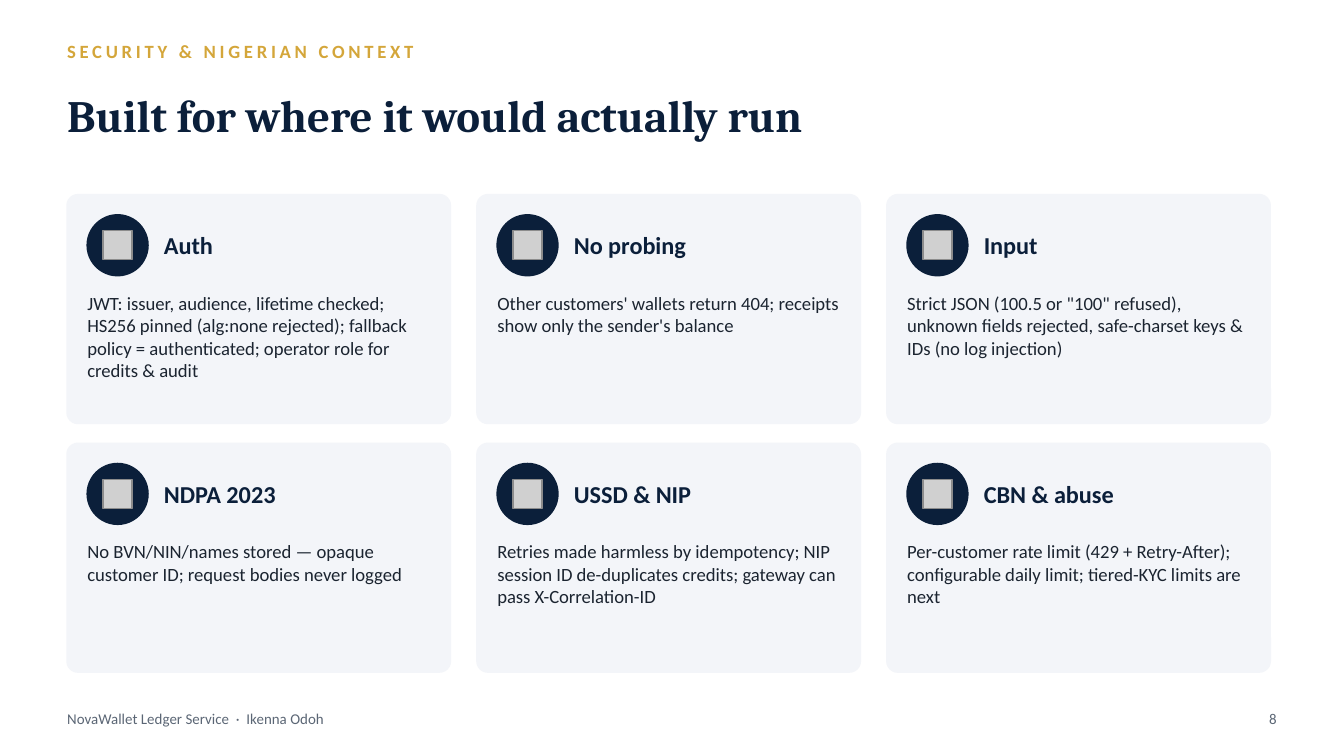
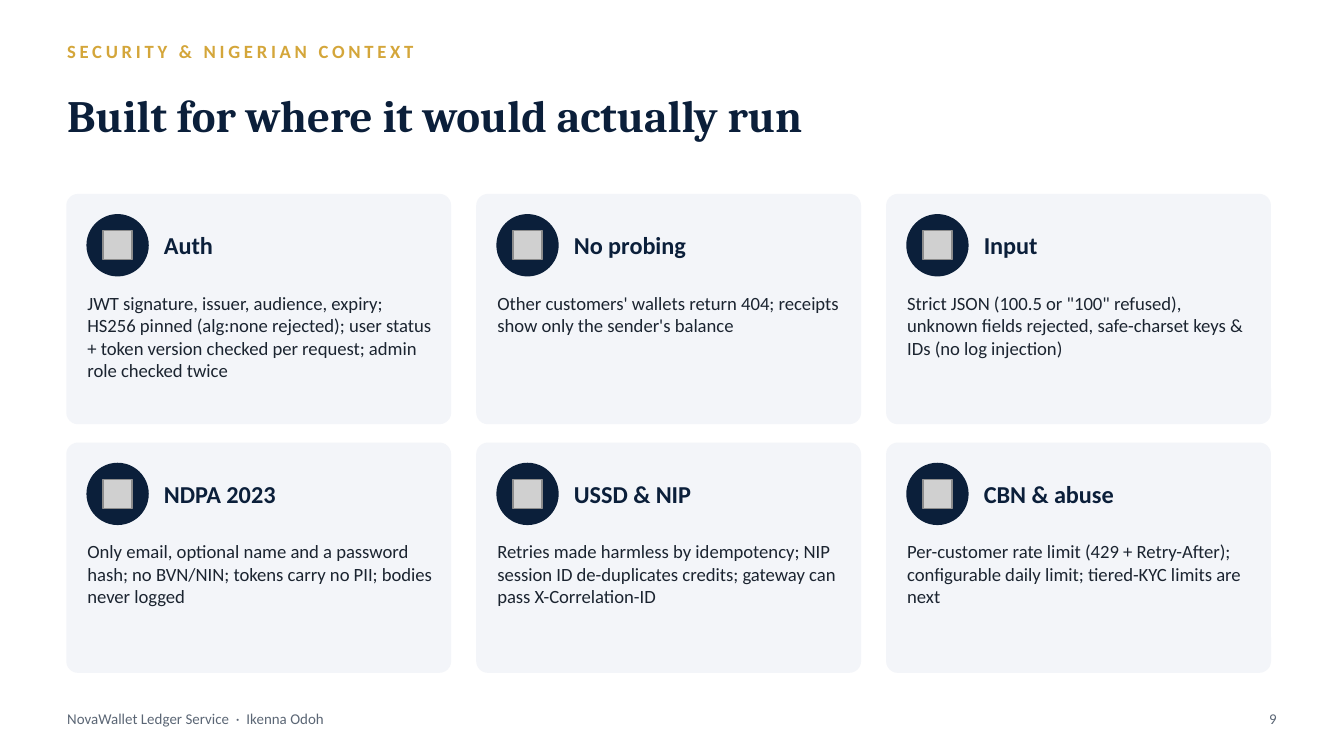
Before and after one commit to ikenna042/novawallet, a slide deck: slide 9 of docs/Ikenna_Odoh_NovaWallet_Case_Study.pptx (slide 8 before the commit). Drawn at 1344x756 pixels with LibreOffice and Linux fonts; fonts in the diff are those of the drawing; grey boxes stand for pictures. Boxes give left, top, right and bottom in pixels: in the first picture for what was removed or moved away, otherwise in the second. Text is boxed around its words. In the diff, an @@ line names an element or a change of style, - is before the commit and + after.

```diff
--- a/docs/Ikenna_Odoh_NovaWallet_Case_Study.pptx
+++ b/docs/Ikenna_Odoh_NovaWallet_Case_Study.pptx
@@ text at <box>87,297,431,377</box>: text changed @@
-JWT: issuer, audience, lifetime checked; HS256 pinned (alg:none rejected); fallback policy = authenticated; operator role for credits & audit
+JWT signature, issuer, audience, expiry; HS256 pinned (alg:none rejected); user status + token version checked per request; admin role checked twice
@@ text at <box>87,545,432,606</box>: text changed @@
-No BVN/NIN/names stored — opaque customer ID; request bodies never logged
+Only email, optional name and a password hash; no BVN/NIN; tokens carry no PII; bodies never logged
@@ text at <box>1269,714,1277,724</box>: text changed @@
-8
+9
```
Also in this commit, not shown: 5 other slides changed, 1 slide added, 48 other files.
